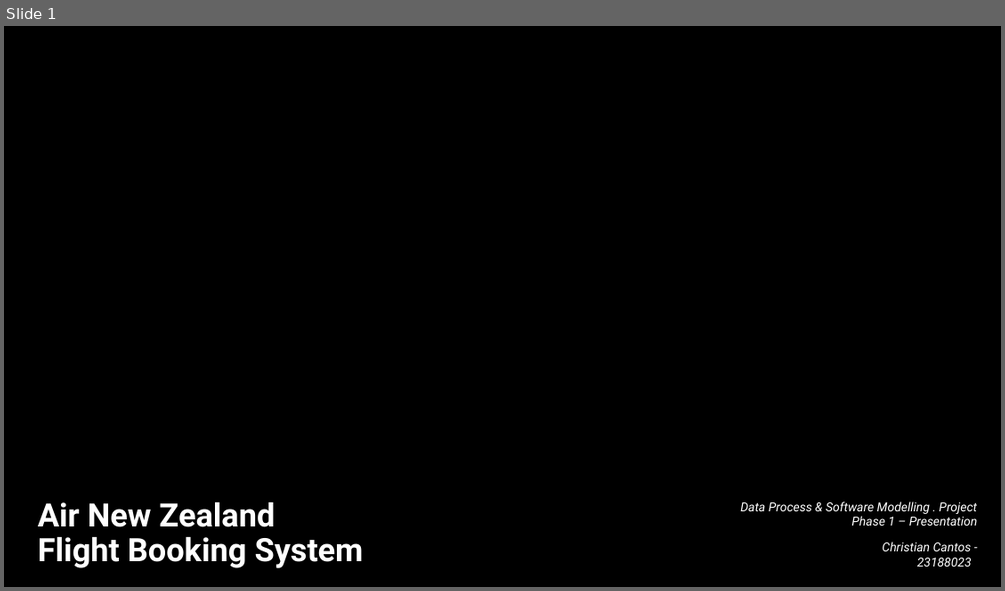
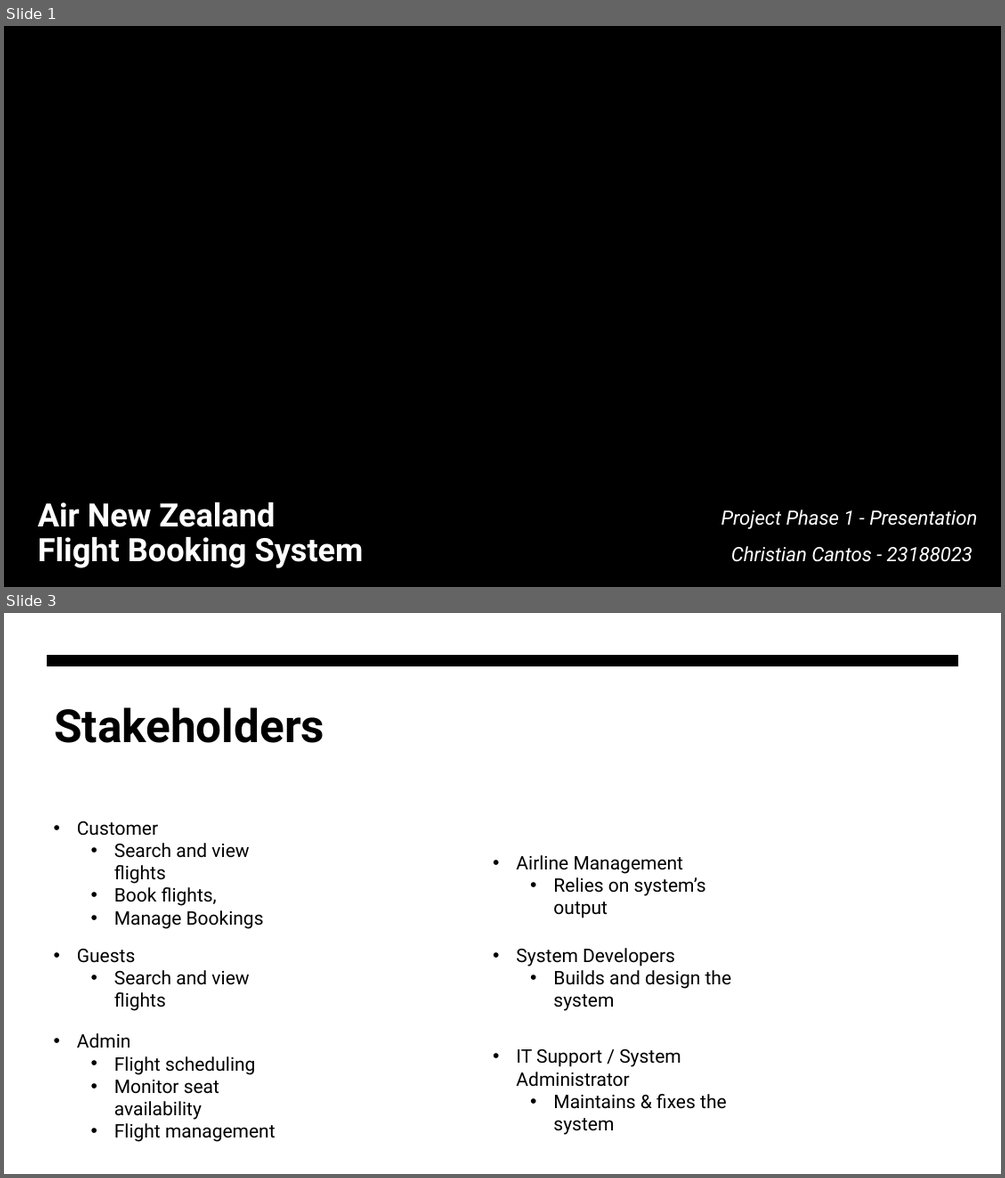
Before and after one commit to Ianieee36/ENSE706_Project, a slide deck: FBS_Presentation.pptx. Shown one above the other, each under a label of ours: slide 1 before the commit, slides 1 and 3 after it; the slides between them are not shown. The pictures are 1005x591 and 1005x1178 pixels, drawn with LibreOffice and Linux fonts; fonts in the diff are those of the drawing; background and template pictures are left out. Boxes give left, top, right and bottom in pixels: in the first picture for what was removed or moved away, otherwise in the second. Text is boxed around its words. In the diff, an @@ line names an element or a change of style, - is before the commit and + after.

```diff
--- a/FBS_Presentation.pptx
+++ b/FBS_Presentation.pptx
@@ slide 3 added at [4,613,1001,1174], background #FFFFFF @@
@@ freeform shape added at [47,655,959,666], fill #000000 @@
@@ title added at [54,707,324,743], 44 pt, text #000000, bold @@
+Stakeholders
@@ text added at [77,821,264,929], 18 pt, text #000000 @@
+• Customer
+  • Search and view flights
+  • Book flights,
+  • Manage Bookings
@@ text added at [516,855,706,918], 18 pt, text #000000 @@
+• Airline Management
+  • Relies on system’s output
@@ text added at [77,949,249,1011], 18 pt, text #000000 @@
+• Guests
+  • Search and view flights
@@ text added at [516,948,732,1011], 18 pt, text #000000 @@
+• System Developers
+  • Builds and design the system
@@ text added at [77,1033,275,1142], 18 pt, text #000000 @@
+• Admin
+  • Flight scheduling
+  • Monitor seat availability
+  • Flight management
@@ text added at [516,1049,727,1135], 18 pt, text #000000 @@
+• IT Support / System Administrator
+  • Maintains & fixes the system
@@ slide 1 changed as well @@
@@ subtitle at [721,509,977,529]: text changed; size 12 to 19 pt @@
-Data Process & Software Modelling . Project Phase 1 – Presentation
+Project Phase 1 - Presentation
@@ subtitle at [731,546,972,562]: size 12 to 19 pt in "Christian Cantos - 23188023"; line spacing 1 to 1.1 @@
```
Also in this commit, not shown: 3 other slides changed, 2 other slides added, 5 slides removed, 1 other file.
